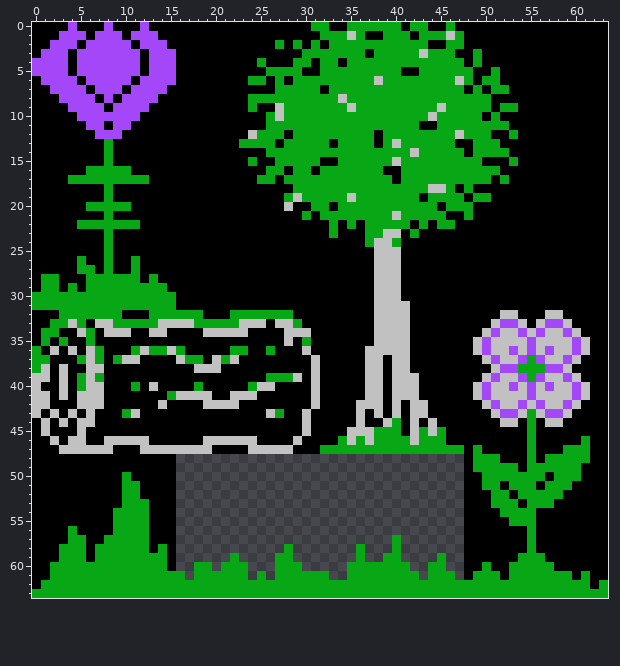
Pixel-art sprite: assets/Plants.png. This is how it looked before the edit.
The file is 64x64 pixels.
After the commit:
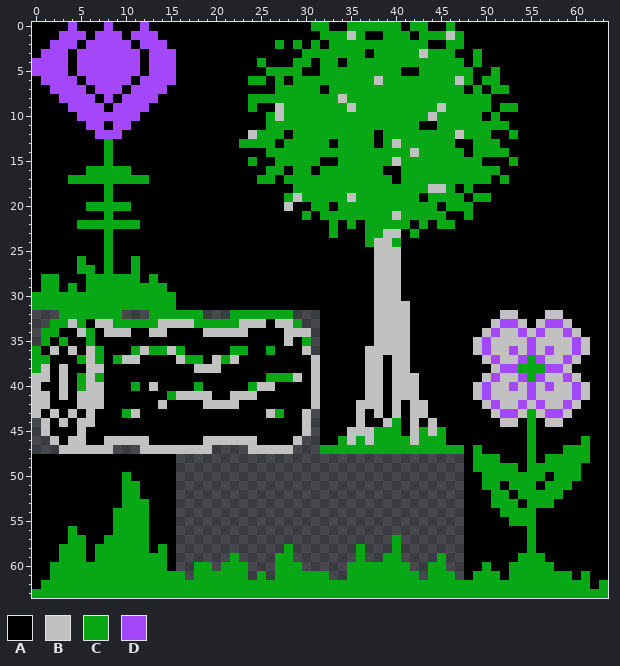
Palette (. is transparent): A #000000  B #c1c1c1  C #07a715  D #a447f8
What changed:
Changed rows in their new state; - is an unchanged pixel.
first column x 0:
32 ...-------...------...-------...
33 ..----------------------------..
34 .------------------------------.
35 .------------------------------.
36 -------------------------------.
first column x 0:
43 -------------------------------.
44 .------------------------------.
45 .------------------------------.
46 ..----------------------------..
47 ...------...--------....-----...
